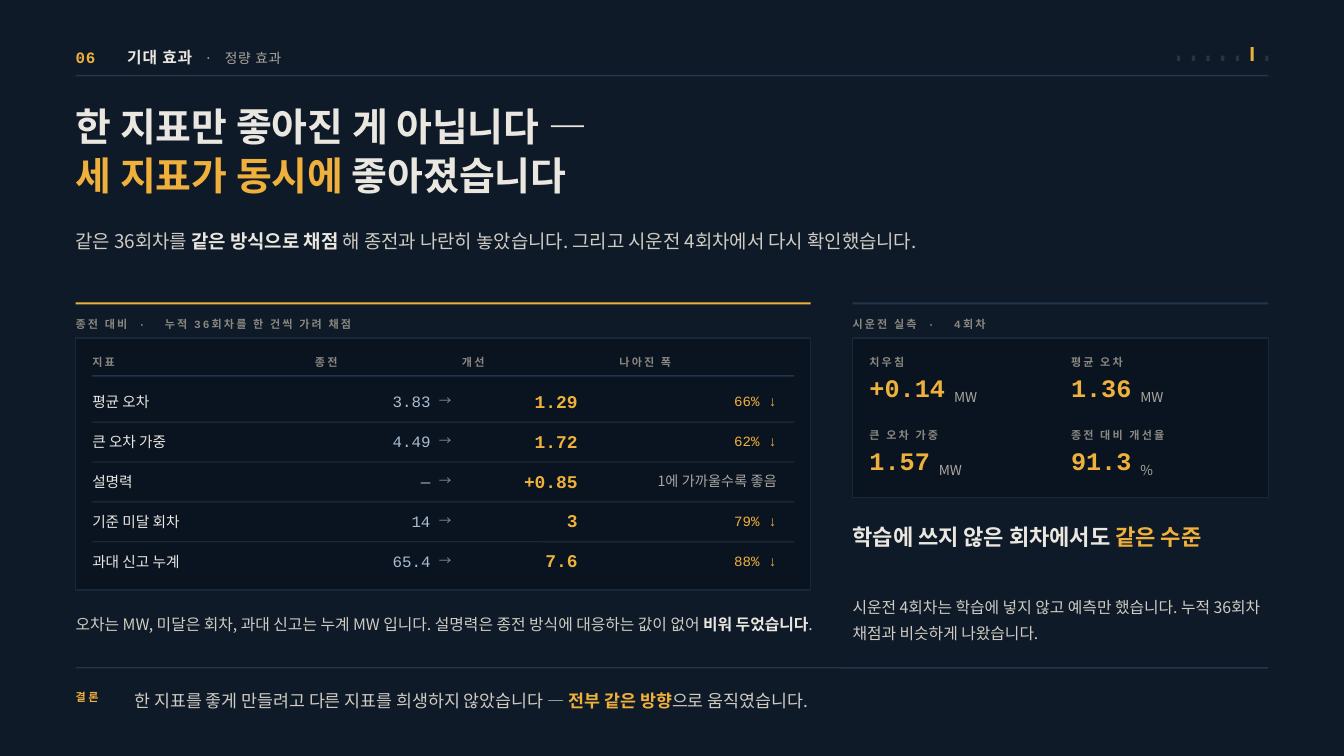
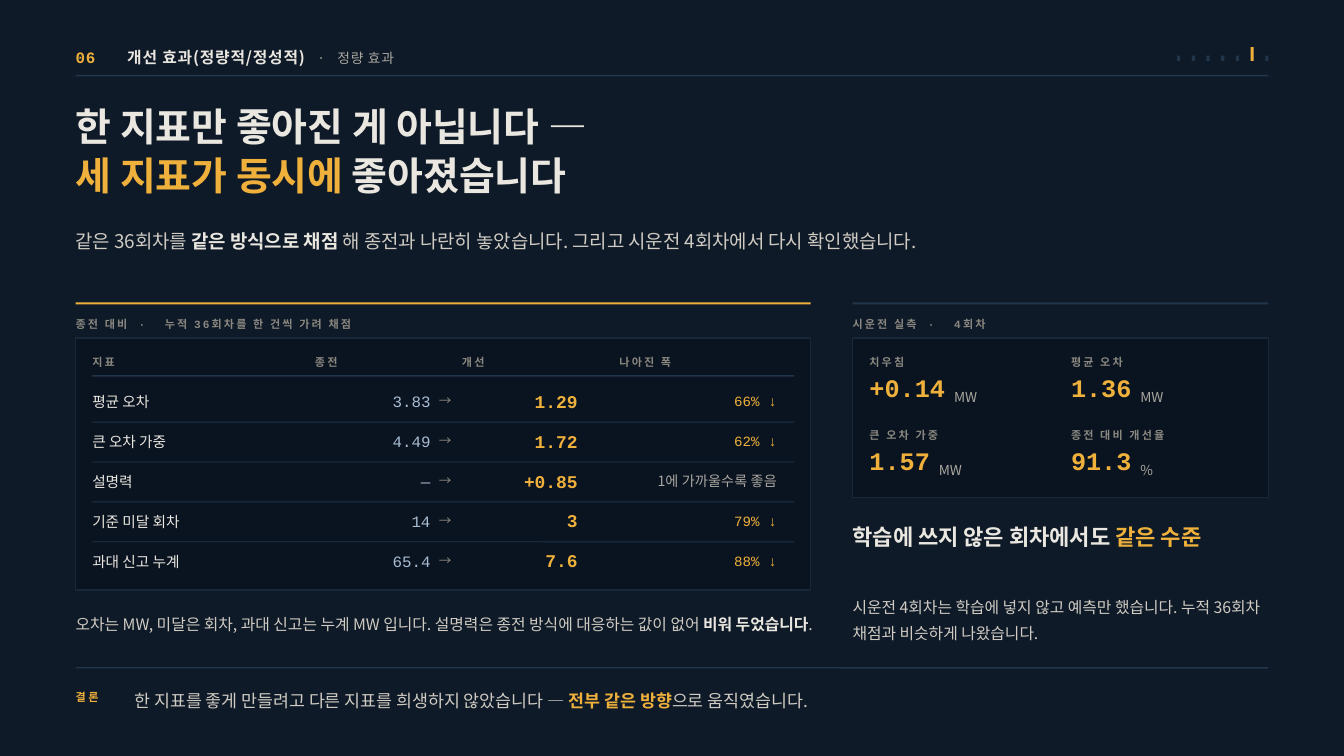
Before and after one commit to jooh-ai/Narae-AI, a slide deck: slide 14 of docs/ppt/위례_공급가능용량_최종발표.pptx. Drawn at 1344x756 pixels with LibreOffice and Linux fonts; fonts in the diff are those of the drawing. Boxes give left, top, right and bottom in pixels: in the first picture for what was removed or moved away, otherwise in the second. Text is boxed around its words. In the diff, an @@ line names an element or a change of style, - is before the commit and + after.

```diff
--- a/docs/ppt/위례_공급가능용량_최종발표.pptx
+++ b/docs/ppt/위례_공급가능용량_최종발표.pptx
@@ text at (76,49,394,66): text changed; text colour #A9A79F to #EAE7E0 @@
-06 기대 효과 · 정량 효과
+06 개선 효과(정량적/정성적) · 정량 효과
```
Also in this commit, not shown: 13 other slides changed, 1 other file.
